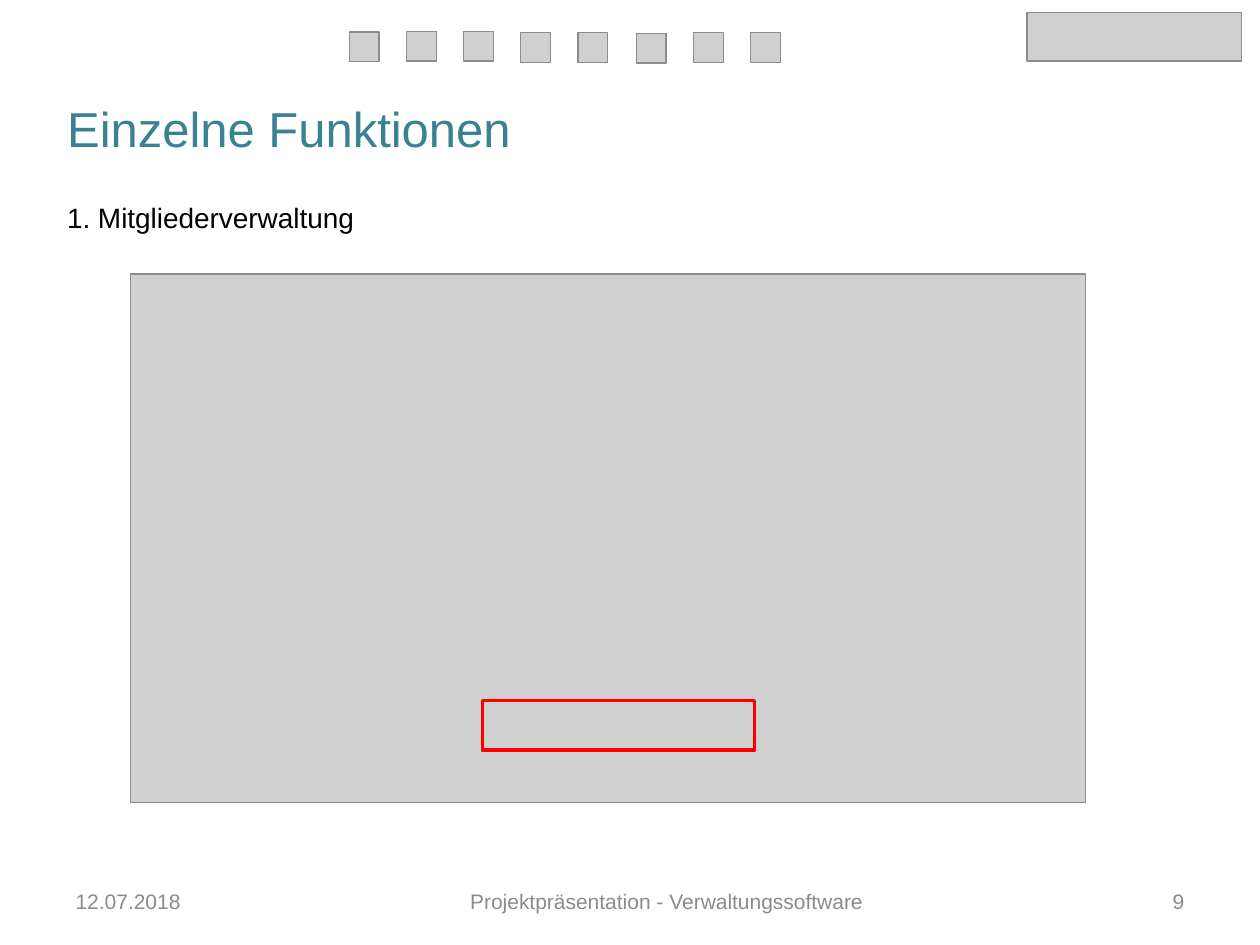
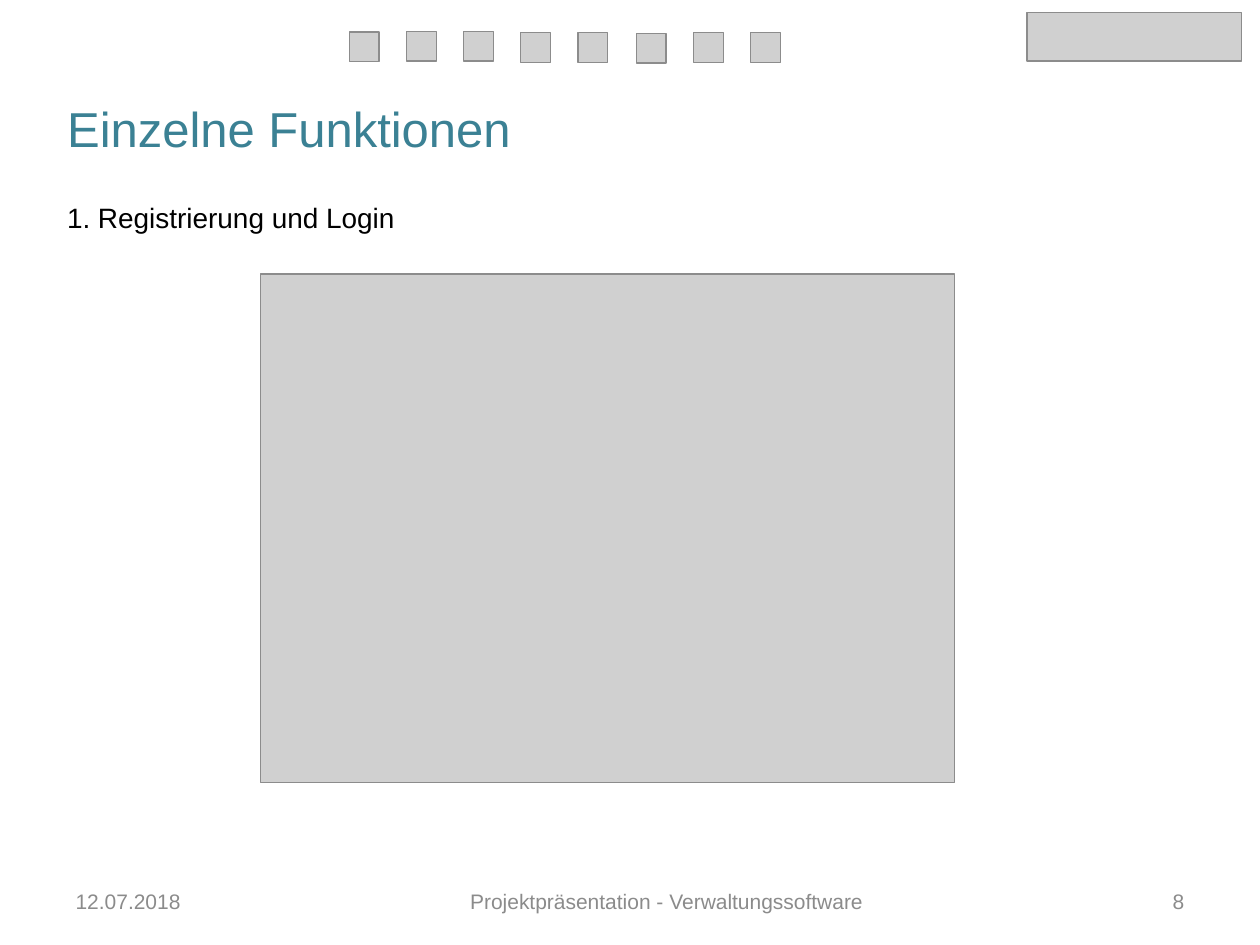
Before and after one commit to Verwaltungsprogramm/Fitnessstudio, a slide deck: slide 8 of Präsentation_FIT.pptx (slide 9 before the commit). Drawn at 1260x945 pixels with LibreOffice and Linux fonts; fonts in the diff are those of the drawing; grey boxes stand for pictures. Boxes give left, top, right and bottom in pixels: in the first picture for what was removed or moved away, otherwise in the second. Text is boxed around its words. In the diff, an @@ line names an element or a change of style, - is before the commit and + after.

```diff
--- a/Präsentation_FIT.pptx
+++ b/Präsentation_FIT.pptx
@@ text at box(67, 207, 394, 234): text changed @@
-1. Mitgliederverwaltung
+1. Registrierung und Login
@@ picture: place and size @@
-picture at box(130, 275, 1085, 804)
+picture at box(261, 275, 955, 782)
@@ rectangle removed at box(483, 701, 755, 750) @@
@@ page number at box(1173, 894, 1185, 909): text changed @@
-9
+8
```
Also in this commit, not shown: 13 other slides changed, 11 slides added.
